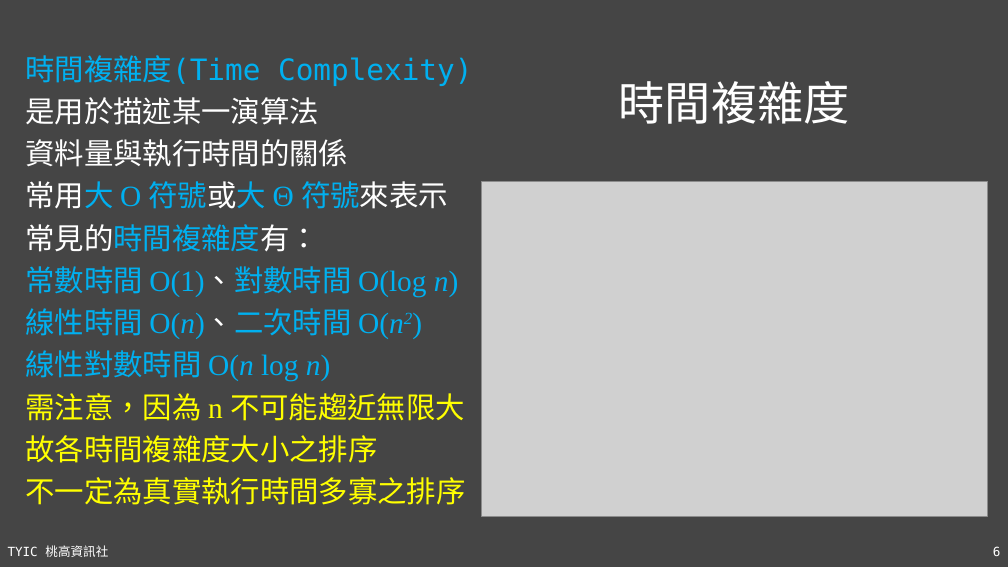
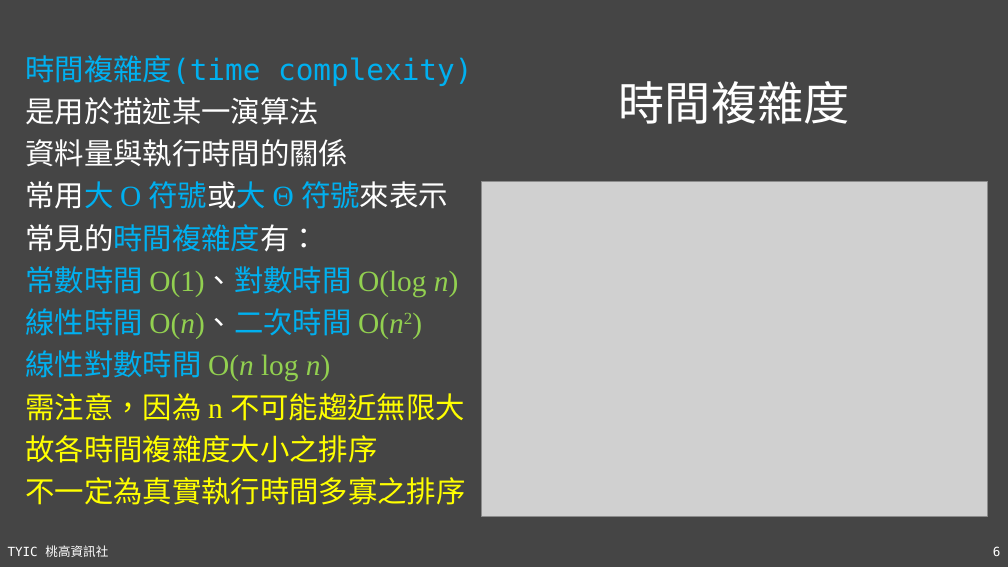
Before and after one commit to TYSHIC/slides, a slide deck: slide 6 of ppt/90_基礎資料結構與演算法.pptx. Drawn at 1008x567 pixels with LibreOffice and Linux fonts; fonts in the diff are those of the drawing; grey boxes stand for pictures. Boxes give left, top, right and bottom in pixels: in the first picture for what was removed or moved away, otherwise in the second. Text is boxed around its words. In the diff, an @@ line names an element or a change of style, - is before the commit and + after.

```diff
--- a/ppt/90_基礎資料結構與演算法.pptx
+++ b/ppt/90_基礎資料結構與演算法.pptx
@@ text at (25,55,472,86): text changed @@
-時間複雜度(Time Complexity)
+時間複雜度(time complexity)
@@ text at (25,266,458,382): text colour #00B0F0 to #92D050 in "O(1)、對數時間 O(log n)", "O(n)、二次時間 O(n2)", "O(n log n)"; italic off in "O(n2)" @@
```
Also in this commit, not shown: 10 other slides changed, 1 slide added, 3 other files.
